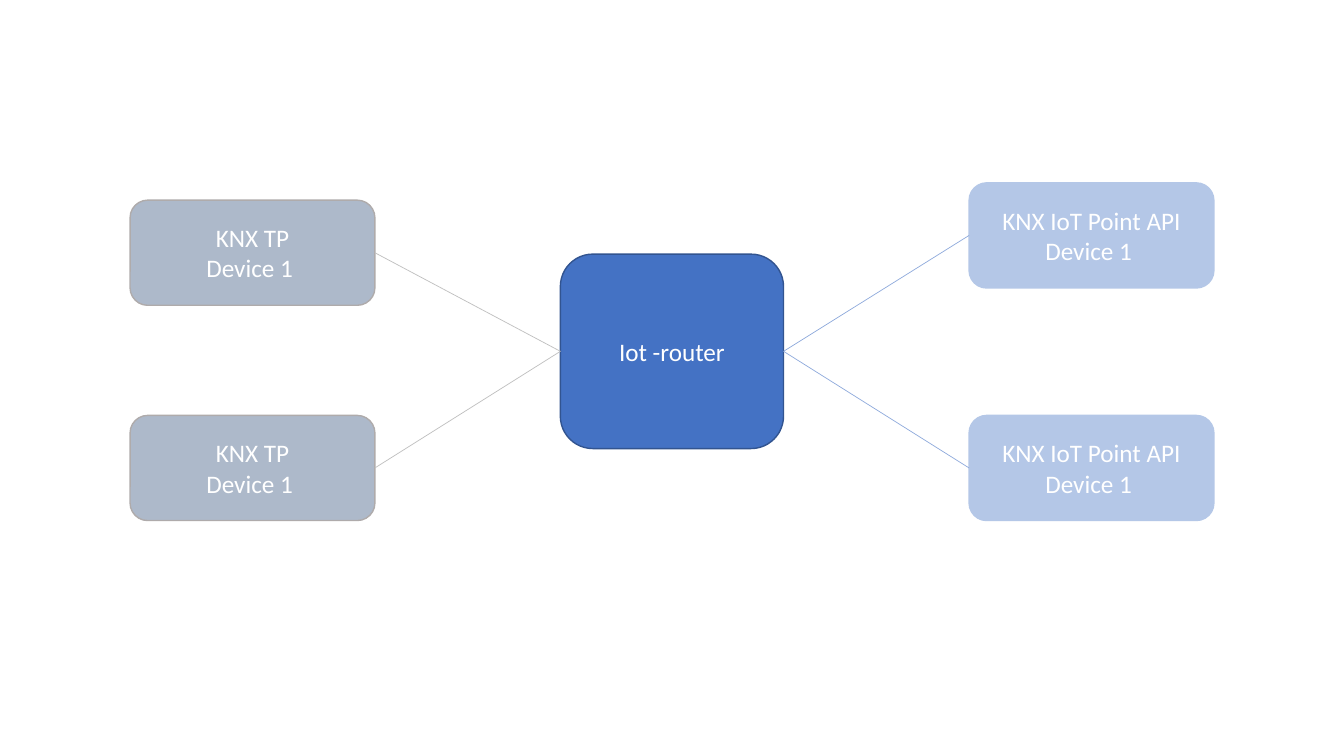
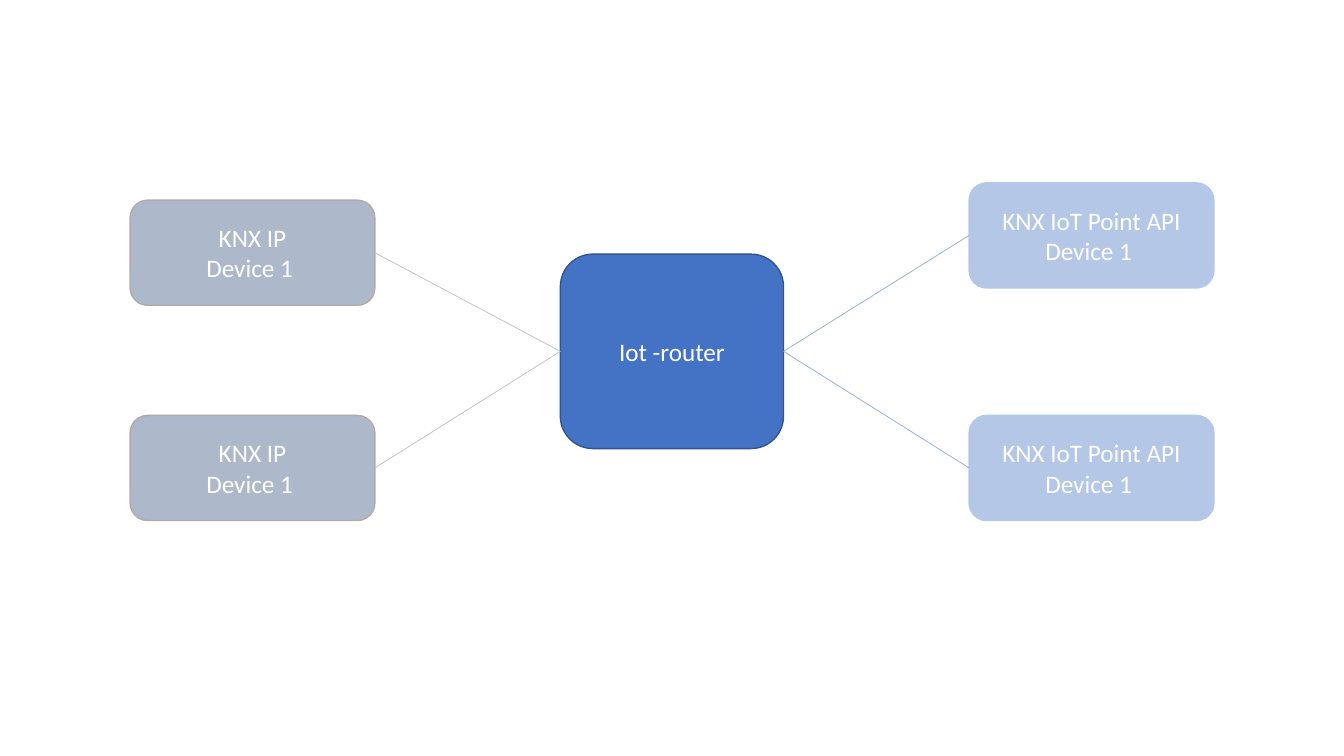
Before and after one commit to KNX-IOT/knx-iot.github.io, a slide deck: slide 1 of assets/images/iot-router.pptx. Drawn at 1344x756 pixels with LibreOffice and Linux fonts; fonts in the diff are those of the drawing. Boxes give left, top, right and bottom in pixels: in the first picture for what was removed or moved away, otherwise in the second. Text is boxed around its words. In the diff, an @@ line names an element or a change of style, - is before the commit and + after.

```diff
--- a/assets/images/iot-router.pptx
+++ b/assets/images/iot-router.pptx
@@ text in rounded rectangle at (219, 231, 286, 247): text changed @@
-KNX TP
+KNX IP
@@ text in rounded rectangle at (219, 446, 286, 462): text changed @@
-KNX TP
+KNX IP
```
Also in this commit, not shown: 3 other files.
